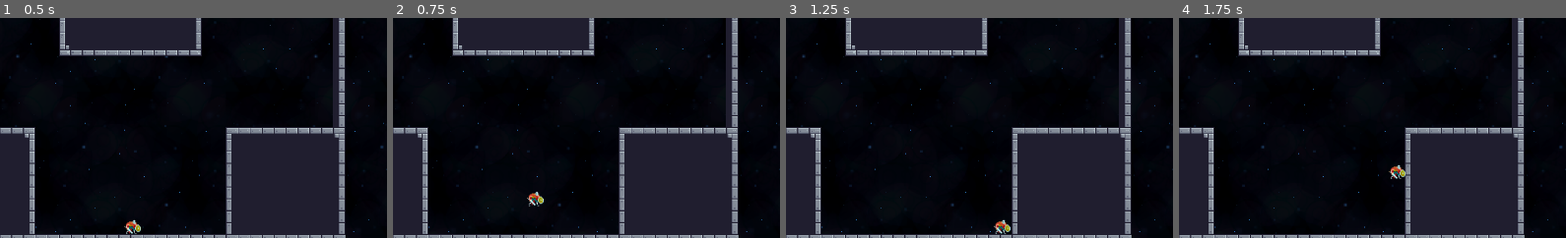
Above: before the commit, frames 1-4 (left to right).
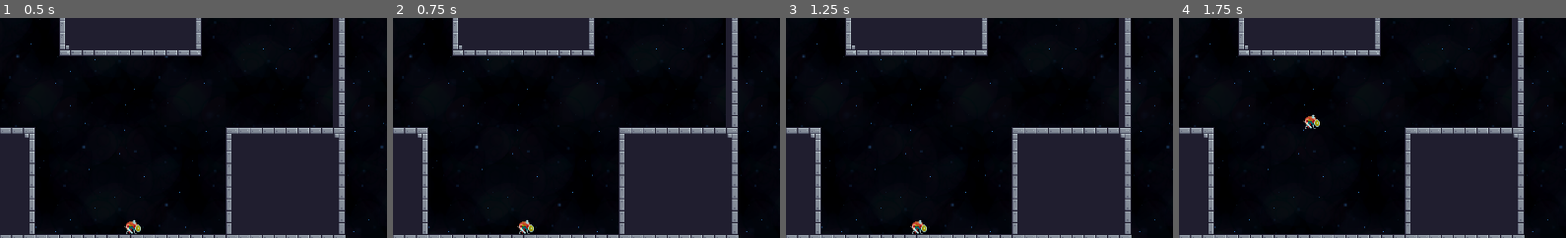
Above: after the commit, the same moments.

Repository: POJSpace/team1-godot-game
Game: Godot game, scene res://Game.tscn
The game is run twice, just before and just after one commit, with the same random seed, the same clock (stepped at 60 frames per second) and the same inputs.
Inputs (mouse positions are % of the whole screen's width and height, from its top left):
- Up to frame 1 (0.5 s): no input
- Up to frame 2 (0.75 s): tap Enter at 0.5 s; move the mouse to (72, 45) at 0.52 s; hold Right (Right) from 0.53 s (still down); hold Space (jump) from 0.53 s (still down)
- Up to frame 3 (1.25 s): keep holding Right (Right); keep holding Space (jump)
- Up to frame 4 (1.75 s): keep holding Right (Right); move the mouse to (30, 55) at 1.27 s; release Space (jump) at 1.28 s; tap Space (jump) at 1.35, 1.52 s
The pictures show only the part of the screen within x 33-83%, y 50-100%; the shares and areas given below are measured in that part.

Frame 1 is identical in both runs. In frame 2, 0.4% of the frame differs, in the area x 32-39%, y 79-99%; in frame 3, 0.4%, in the area x 32-59%, y 91-99%; in frame 4, 0.4%.

Commit message:
improved movement

Diff:
--- a/KinematicBody2D.gd
+++ b/KinematicBody2D.gd
@@ -1,33 +1,33 @@
 extends KinematicBody2D
 
-const UP = Vector2(0,-1)
-const GRAVITY = 20
-const MAXFALLSPEED = 200
-const MAXSPEED = 200
-const JUMPFORCE = 300
-const ACCEL = 10
+export var speed = 200
+export var jump_power_min = 200
+export var jump_power_max = 900
+export var gravity = 1200
+export var acc = 5
 
-var motion = Vector2()
-
-func _ready():
-	pass
+var motion = Vector2.ZERO
+var is_jumping = false
+var jump_power = jump_power_min
 
 func _physics_process(delta):
+	motion.y += gravity * delta
+	if Input.is_action_pressed("right"):
+		motion.x = min(motion.x + acc, speed)
+	elif Input.is_action_pressed("left"):
+		motion.x = max(motion.x - acc, -speed)
+	else:
+		motion.x = 0
 
-	motion.y += GRAVITY
-	if motion.y > MAXFALLSPEED:
-		motion.y = MAXFALLSPEED
+	if Input.is_action_just_pressed("jump") and is_on_floor():
+		is_jumping = true
 
-	motion.x = clamp (motion.x,-MAXSPEED,MAXSPEED)
+	if is_jumping and Input.is_action_pressed("jump") and jump_power < jump_power_max:
+		jump_power += delta * 500
 
-	if Input.is_action_pressed("Right"):
-		motion.x += ACCEL
-	elif Input.is_action_pressed("Left"):
-		motion.x -= ACCEL
-	else:
-		motion.x = lerp(motion.x,0,0.2)
+	if is_jumping and Input.is_action_just_released("jump"):
+		motion.y = -jump_power
+		is_jumping = false
+		jump_power = jump_power_min
 
-	if Input.is_action_just_pressed("jump"):
-		motion.y =-JUMPFORCE
-
-	motion = move_and_slide(motion,UP)
+	motion = move_and_slide(motion, Vector2.UP)
--- a/project.godot
+++ b/project.godot
@@ -27,6 +27,16 @@
 
 [input]
 
+right={
+"deadzone": 0.5,
+"events": [ Object(InputEventKey,"resource_local_to_scene":false,"resource_name":"","device":0,"alt":false,"shift":false,"control":false,"meta":false,"command":false,"pressed":false,"scancode":0,"physical_scancode":68,"unicode":0,"echo":false,"script":null)
+ ]
+}
+left={
+"deadzone": 0.5,
+"events": [ Object(InputEventKey,"resource_local_to_scene":false,"resource_name":"","device":0,"alt":false,"shift":false,"control":false,"meta":false,"command":false,"pressed":false,"scancode":0,"physical_scancode":65,"unicode":0,"echo":false,"script":null)
+ ]
+}
 jump={
 "deadzone": 0.5,
 "events": [ Object(InputEventKey,"resource_local_to_scene":false,"resource_name":"","device":0,"alt":false,"shift":false,"control":false,"meta":false,"command":false,"pressed":false,"scancode":0,"physical_scancode":32,"unicode":0,"echo":false,"script":null)
@@ -52,16 +62,6 @@
 "events": [ Object(InputEventKey,"resource_local_to_scene":false,"resource_name":"","device":0,"alt":false,"shift":false,"control":false,"meta":false,"command":false,"pressed":false,"scancode":16777234,"physical_scancode":0,"unicode":0,"echo":false,"script":null)
  ]
 }
-right={
-"deadzone": 0.5,
-"events": [ Object(InputEventKey,"resource_local_to_scene":false,"resource_name":"","device":0,"alt":false,"shift":false,"control":false,"meta":false,"command":false,"pressed":false,"scancode":0,"physical_scancode":68,"unicode":0,"echo":false,"script":null)
- ]
-}
-left={
-"deadzone": 0.5,
-"events": [ Object(InputEventKey,"resource_local_to_scene":false,"resource_name":"","device":0,"alt":false,"shift":false,"control":false,"meta":false,"command":false,"pressed":false,"scancode":0,"physical_scancode":65,"unicode":0,"echo":false,"script":null)
- ]
-}
 
 [physics]
 
